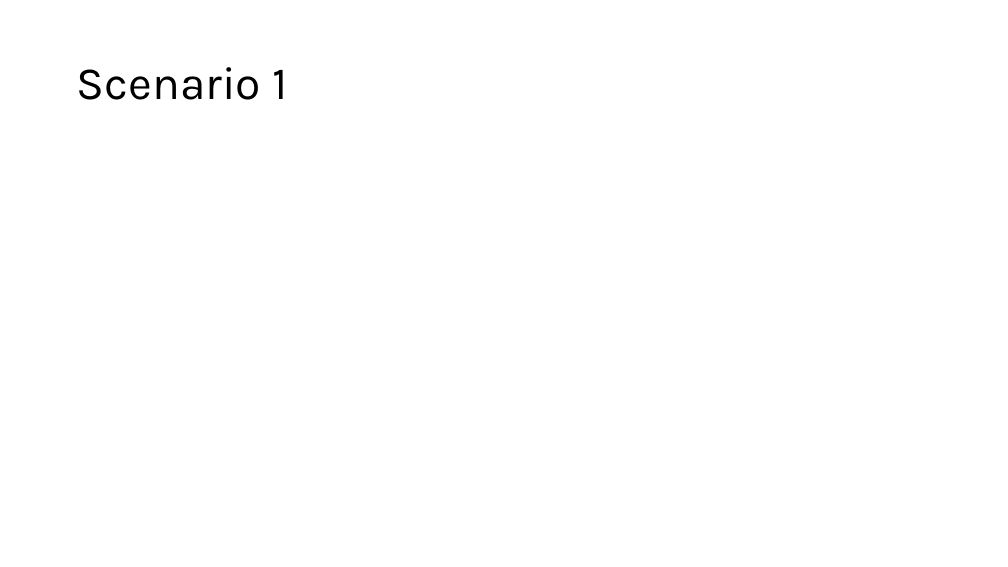
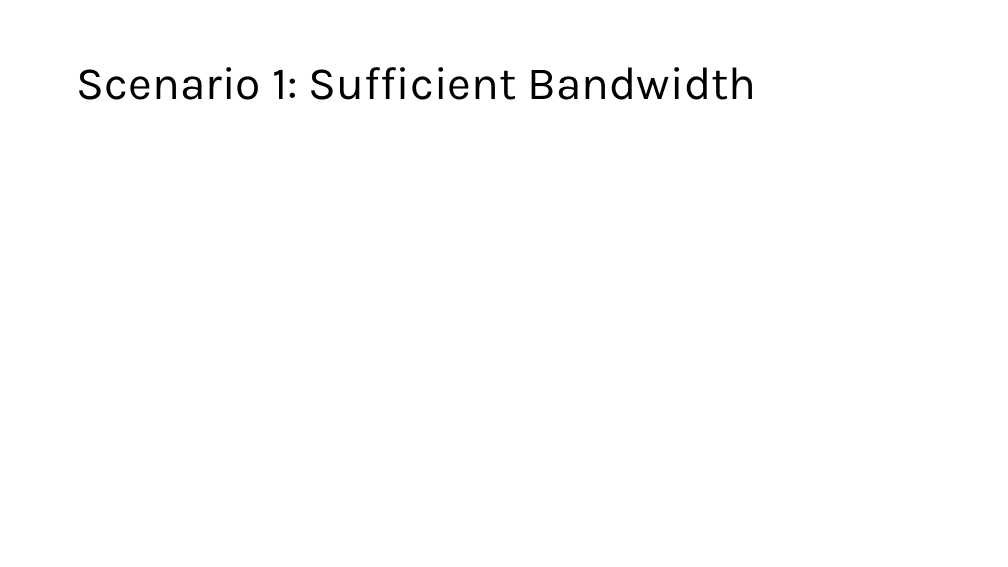
Before and after one commit to LittleD3092/reliable-in-network-aggregation, a slide deck: slide 19 of report.pptx (slide 15 before the commit). Drawn at 1008x567 pixels with LibreOffice and Linux fonts; fonts in the diff are those of the drawing. Boxes give left, top, right and bottom in pixels: in the first picture for what was removed or moved away, otherwise in the second. Text is boxed around its words. In the diff, an @@ line names an element or a change of style, - is before the commit and + after.

```diff
--- a/report.pptx
+++ b/report.pptx
@@ title at box(77, 67, 757, 100): text changed @@
-Scenario 1
+Scenario 1: Sufficient Bandwidth
```
Also in this commit, not shown: 3 other slides changed, 6 slides added, 1 slide removed.
